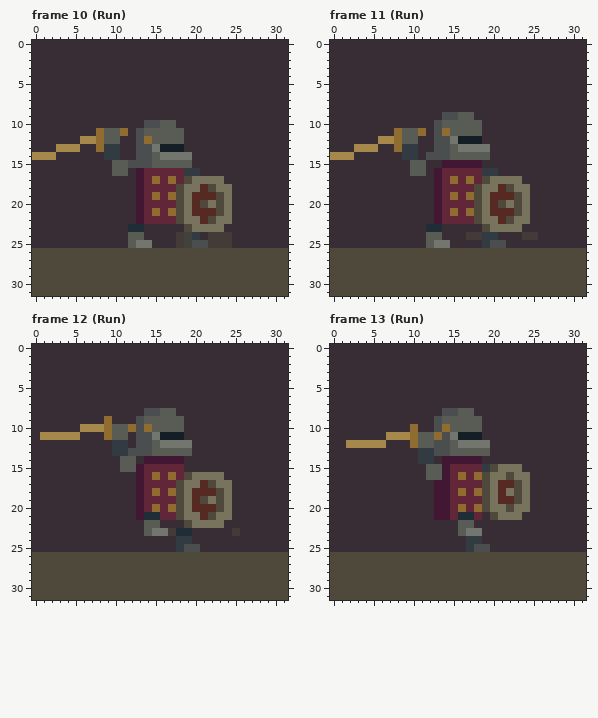
Pixel-art file -- Assets/Sprites/Hero.ase. Above is the file before it was changed.
32x32 pixels, 33 frames. Shown: frame 10 (Run), frame 11 (Run), frame 12 (Run), frame 13 (Run). The commit also changed other frames, which this record leaves out.
The same view after the edit:
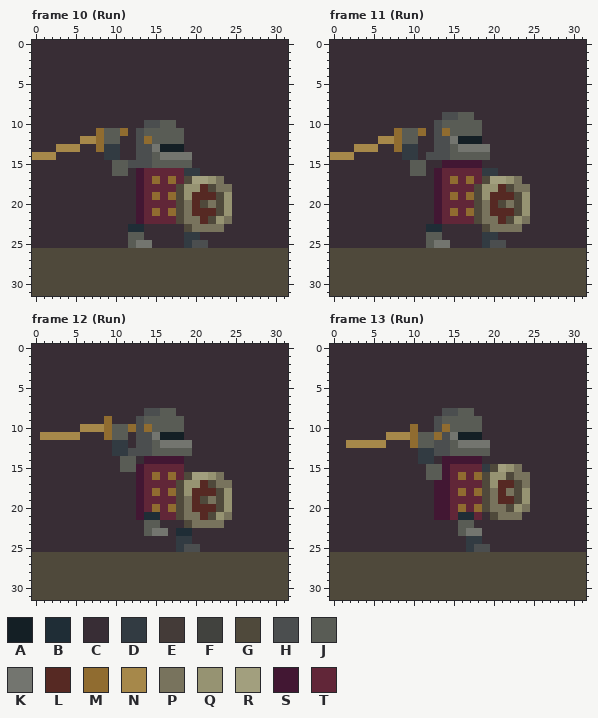
Palette (. is transparent): A #141f25  B #1f2d36  C #382d35  D #323b42  E #443b38  F #41423e  G #4f493b  H #4b4e4f  J #595c55  K #73756f  L #562923  M #906c30  N #a6884a  P #78735d  Q #969372  R #a29f7e  S #421733  T #612638
Edits made:
{"change": "layer \"VFX\" now hidden"}
{"where": "frame 10 (Run)"}
{"frame":10,"y":17,"x":20,"old":"PPP","new":"RRQ"}
{"frame":10,"y":18,"x":19,"old":"PP","new":"QQ"}
{"frame":10,"y":19,"x":19,"old":"P","new":"Q"}
{"frame":10,"y":19,"x":24,"old":"P","new":"Q"}
{"frame":10,"y":20,"x":24,"old":"P","new":"Q"}
{"frame":10,"y":21,"x":24,"old":"P","new":"Q"}
{"frame":10,"y":22,"x":23,"old":"P","new":"Q"}
{"frame":10,"y":24,"x":18,"old":"EF","new":"CD"}
{"frame":10,"y":24,"x":22,"old":"EEE","new":"CCC"}
{"frame":10,"y":25,"x":18,"old":"EF","new":"CD"}
{"frame":10,"y":25,"x":22,"old":"EEE","new":"CCC"}
{"where": "frame 11 (Run)"}
{"frame":11,"y":17,"x":20,"old":"PPP","new":"RRQ"}
{"frame":11,"y":18,"x":19,"old":"PP","new":"QQ"}
{"frame":11,"y":19,"x":19,"old":"P","new":"Q"}
{"frame":11,"y":19,"x":24,"old":"P","new":"Q"}
{"frame":11,"y":20,"x":24,"old":"P","new":"Q"}
{"frame":11,"y":21,"x":24,"old":"P","new":"Q"}
{"frame":11,"y":22,"x":23,"old":"P","new":"Q"}
{"frame":11,"y":24,"x":17,"old":"EE","new":"CC"}
{"frame":11,"y":24,"x":24,"old":"EE","new":"CC"}
{"where": "frame 12 (Run)"}
{"frame":12,"y":16,"x":20,"old":"PPP","new":"RRQ"}
{"frame":12,"y":17,"x":19,"old":"PP","new":"QQ"}
{"frame":12,"y":18,"x":19,"old":"P","new":"Q"}
{"frame":12,"y":18,"x":24,"old":"P","new":"Q"}
{"frame":12,"y":19,"x":24,"old":"P","new":"Q"}
{"frame":12,"y":20,"x":24,"old":"P","new":"Q"}
{"frame":12,"y":21,"x":23,"old":"P","new":"Q"}
{"frame":12,"y":23,"x":17,"old":"E","new":"C"}
{"frame":12,"y":23,"x":25,"old":"E","new":"C"}
{"where": "frame 13 (Run), layer \"Shield\""}
{"frame":13,"y":15,"x":21,"old":"PP","new":"RQ"}
{"frame":13,"y":16,"x":20,"old":"PP","new":"QQ"}
{"frame":13,"y":17,"x":20,"old":"P","new":"Q"}
{"frame":13,"y":18,"x":24,"old":"P","new":"Q"}
{"frame":13,"y":19,"x":24,"old":"P","new":"Q"}
{"frame":13,"y":20,"x":23,"old":"P","new":"Q"}
{"label":"changed","picture_box":[176,176,232,248]}
{"label":"changed","picture_box":[466,176,538,240]}
{"label":"changed","picture_box":[168,472,240,536]}
{"label":"changed","picture_box":[490,464,530,512]}
